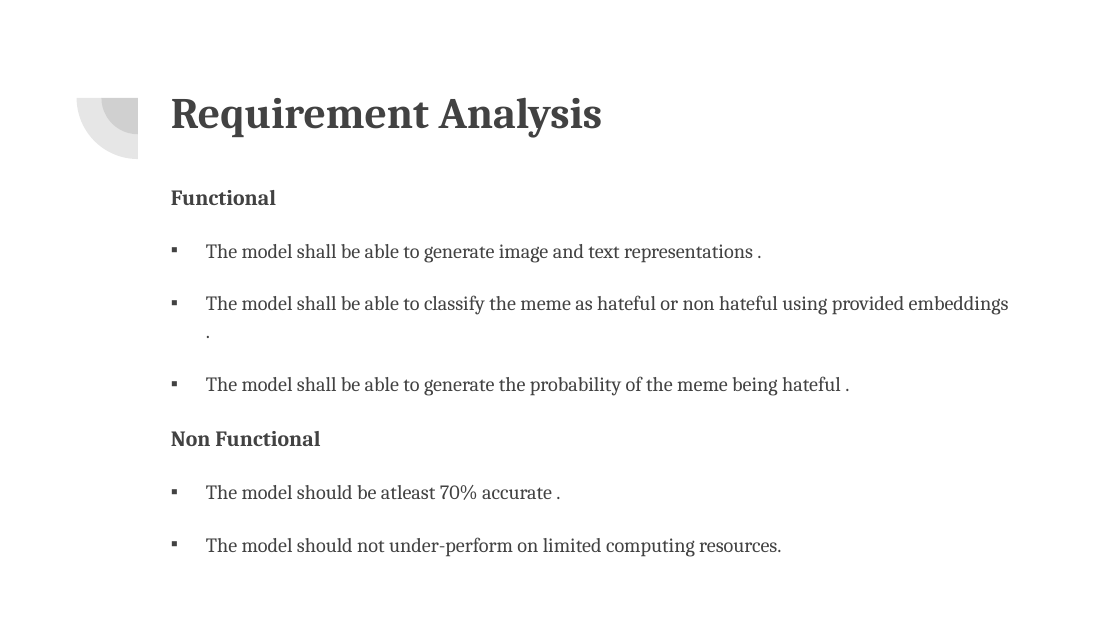
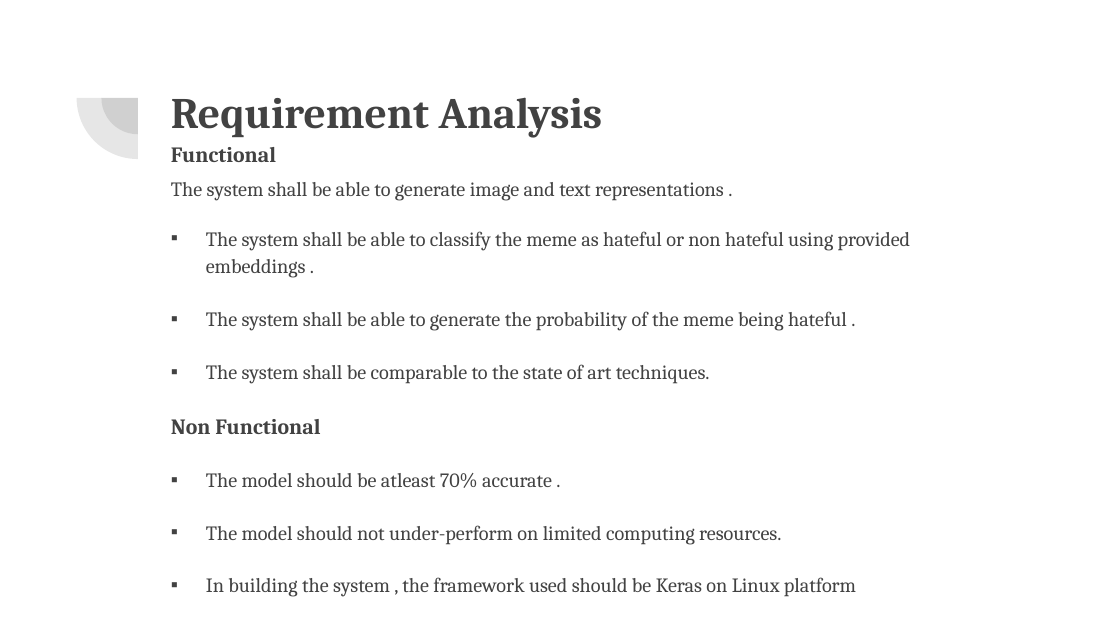
Before and after one commit to VarunBohara/Mini-Project-Documents, a slide deck: slide 12 of MINI PROJECT REVIEW.pptx. Drawn at 1120x630 pixels with LibreOffice and Linux fonts; fonts in the diff are those of the drawing. Boxes give left, top, right and bottom in pixels: in the first picture for what was removed or moved away, otherwise in the second. Text is boxed around its words. In the diff, an @@ line names an element or a change of style, - is before the commit and + after.

Commit message:
Update

```diff
--- a/MINI PROJECT REVIEW.pptx
+++ b/MINI PROJECT REVIEW.pptx
@@ text "Functional": place and size @@
-text "Functional" at (171, 190, 1009, 557)
+text "Functional" at (171, 147, 911, 597)
@@ text at (171, 147, 276, 162): line spacing 1.15 to 1 @@
@@ text at (171, 182, 911, 384): text changed @@
-▪ The model shall be able to generate image and text representations .
-▪ The model shall be able to classify the meme as hateful or non hateful using provided embeddings .
-▪ The model shall be able to generate the probability of the meme being hateful .
+The system shall be able to generate image and text representations .
+▪ The system shall be able to classify the meme as hateful or non hateful using provided embeddings .
+▪ The system shall be able to generate the probability of the meme being hateful .
+▪ The system shall be comparable to the state of art techniques.
@@ text at (206, 577, 856, 597): paragraph added @@
+▪ In building the system , the framework used should be Keras on Linux platform
```
Also in this commit, not shown: 6 other slides changed, 2 slides added, 2 slides removed.
